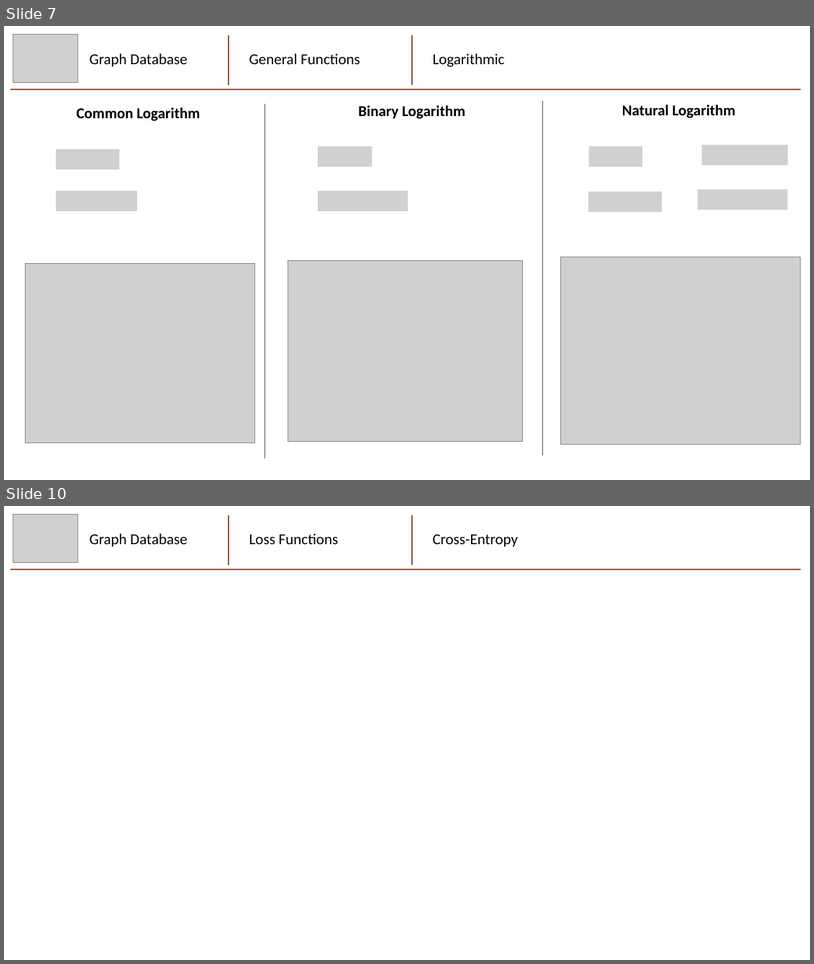
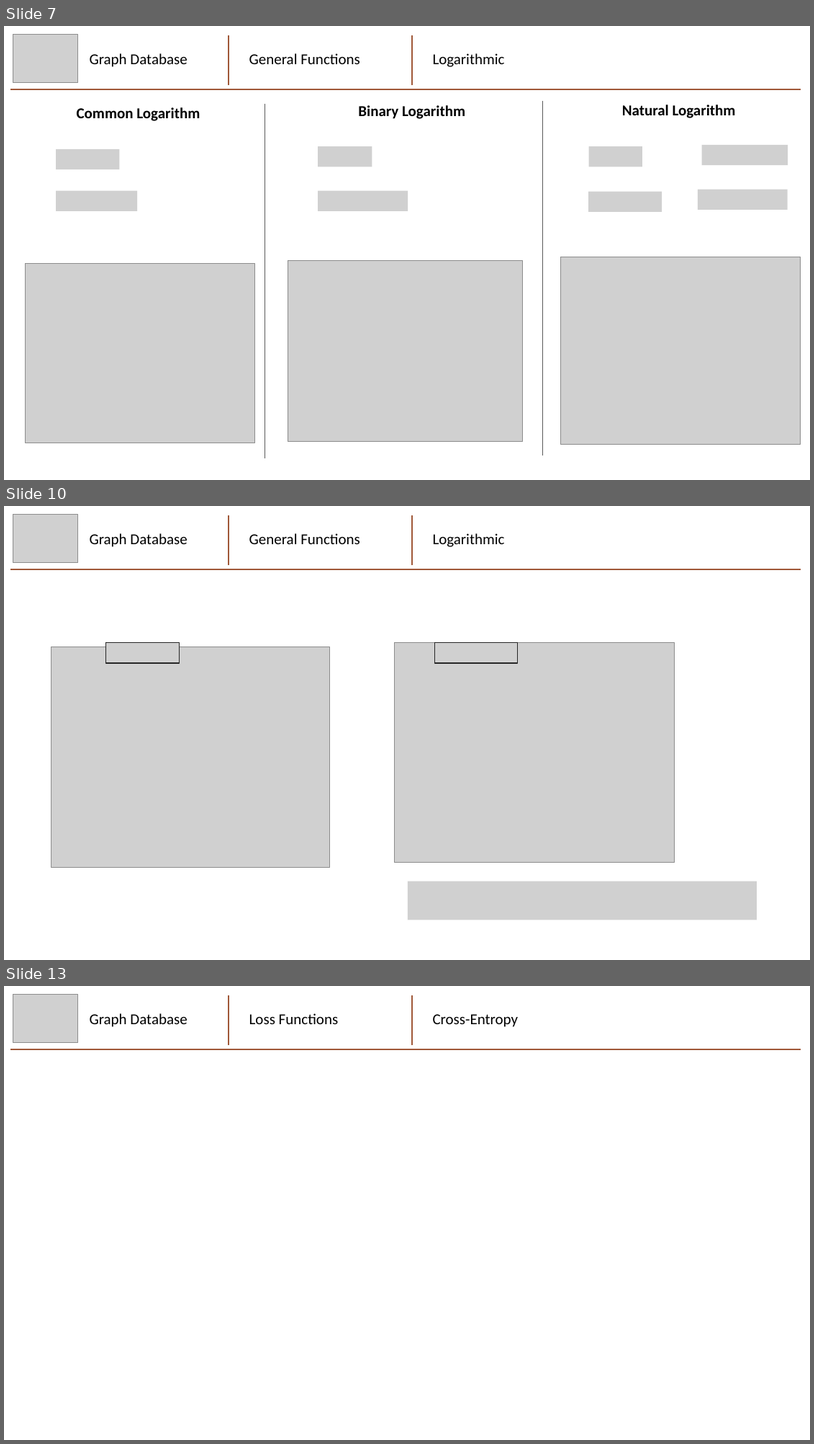
Before and after one commit to mhaythornthwaite/Testing_ML_Algorithms, a slide deck: Graphs_and_Functions/Graphs_and_Functions.pptx. Shown one above the other, each under a label of ours: slides 7 and 10 before the commit, slides 7, 10 and 13 after it; the slides between them are not shown. The pictures are 814x964 and 814x1444 pixels, drawn with LibreOffice and Linux fonts; fonts in the diff are those of the drawing; grey boxes stand for pictures. Boxes give left, top, right and bottom in pixels: in the first picture for what was removed or moved away, otherwise in the second. Text is boxed around its words. In the diff, an @@ line names an element or a change of style, - is before the commit and + after.

Commit message:
Log and composite functions

```diff
--- a/Graphs_and_Functions/Graphs_and_Functions.pptx
+++ b/Graphs_and_Functions/Graphs_and_Functions.pptx
@@ slide 10 added at bbox=[4, 506, 810, 960], background #FFFFFF @@
@@ picture added at bbox=[13, 515, 78, 563] @@
@@ group added at bbox=[10, 515, 801, 569]: 2 lines, 2 texts @@
+Graph Database
+Logarithmic
@@ line added from (412, 565) to (412, 515), #A05838 1.5 pt @@
@@ text added at bbox=[250, 533, 360, 544], 18 pt, text #000000 @@
+General Functions
@@ picture added at bbox=[52, 646, 330, 867] @@
@@ picture added at bbox=[106, 643, 179, 663] @@
@@ picture added at bbox=[395, 643, 675, 862] @@
@@ picture added at bbox=[435, 643, 518, 663] @@
@@ picture added at bbox=[408, 881, 757, 920] @@
@@ what was slide 10 is now slide 13 @@
```
Also in this commit, not shown: 2 slides changed, 2 other slides added, 2 other files.
